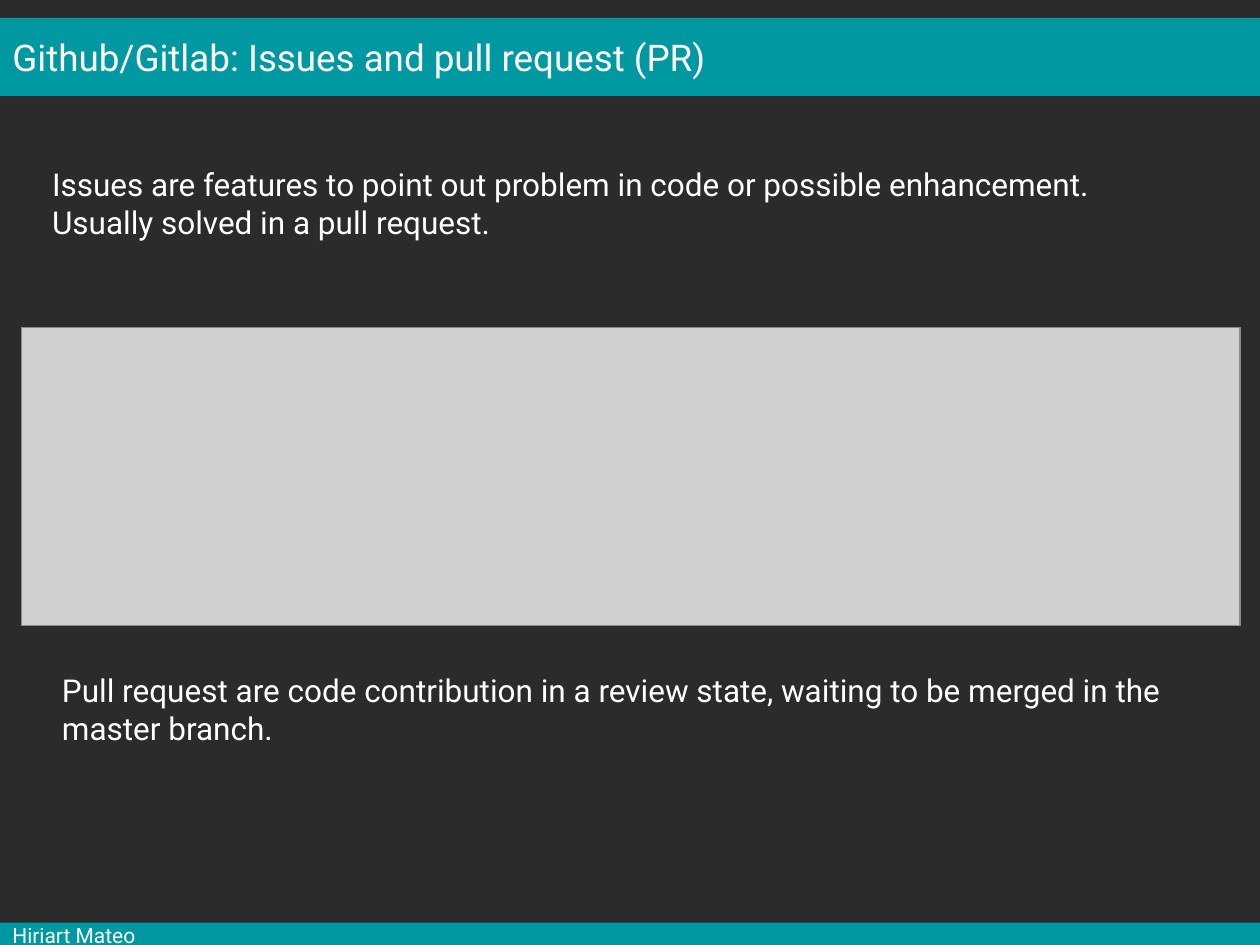
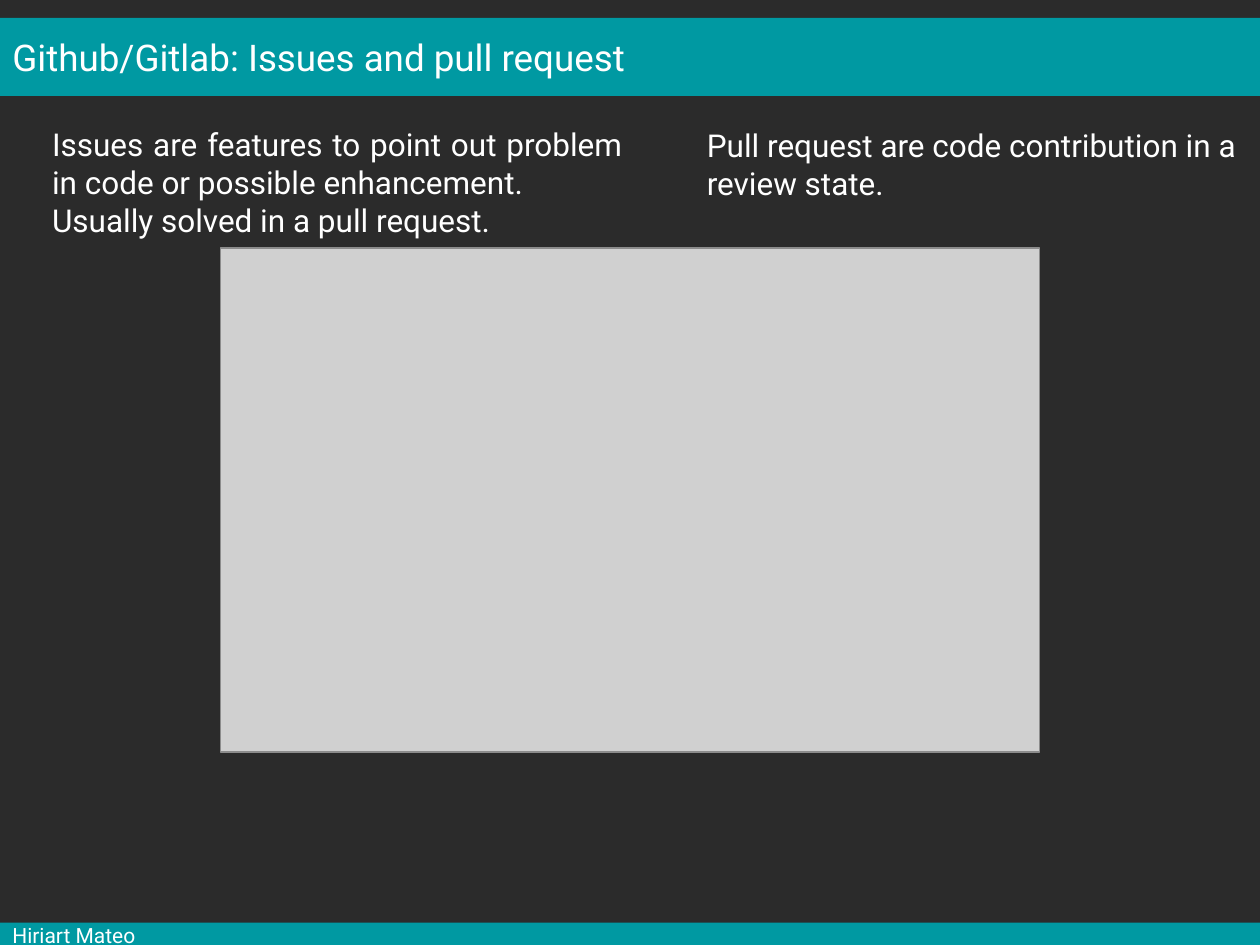
Before and after one commit to mesocentre-clermont-auvergne/formation_fair, a slide deck: slide 31 of fair_versionnage/versionnage_cours/cours.odp (slide 17 before the commit). Drawn at 1260x945 pixels with LibreOffice and Linux fonts; fonts in the diff are those of the drawing; grey boxes stand for pictures; background and template pictures are left out; a plain dark background stands for a picture behind light text. Boxes give left, top, right and bottom in pixels: in the first picture for what was removed or moved away, otherwise in the second. Text is boxed around its words. In the diff, an @@ line names an element or a change of style, - is before the commit and + after.

```diff
--- a/fair_versionnage/versionnage_cours/cours.odp
+++ b/fair_versionnage/versionnage_cours/cours.odp
@@ text in rectangle at (12,43,625,79): text changed @@
-Github/Gitlab: Issues and pull request (PR)
+Github/Gitlab: Issues and pull request
@@ text "Issues are features to point ..." rewrapped from (52,172,1088,241) to (52,132,622,239) @@
@@ text at (707,133,1236,196): text changed @@
-Pull request are code contribution in a review state, waiting to be merged in the master branch.
+Pull request are code contribution in a review state.
@@ picture: place and size @@
-picture at (21,328,1240,626)
+picture at (220,248,1040,752)
```
Also in this commit, not shown: 17 other slides changed, 15 slides added.
